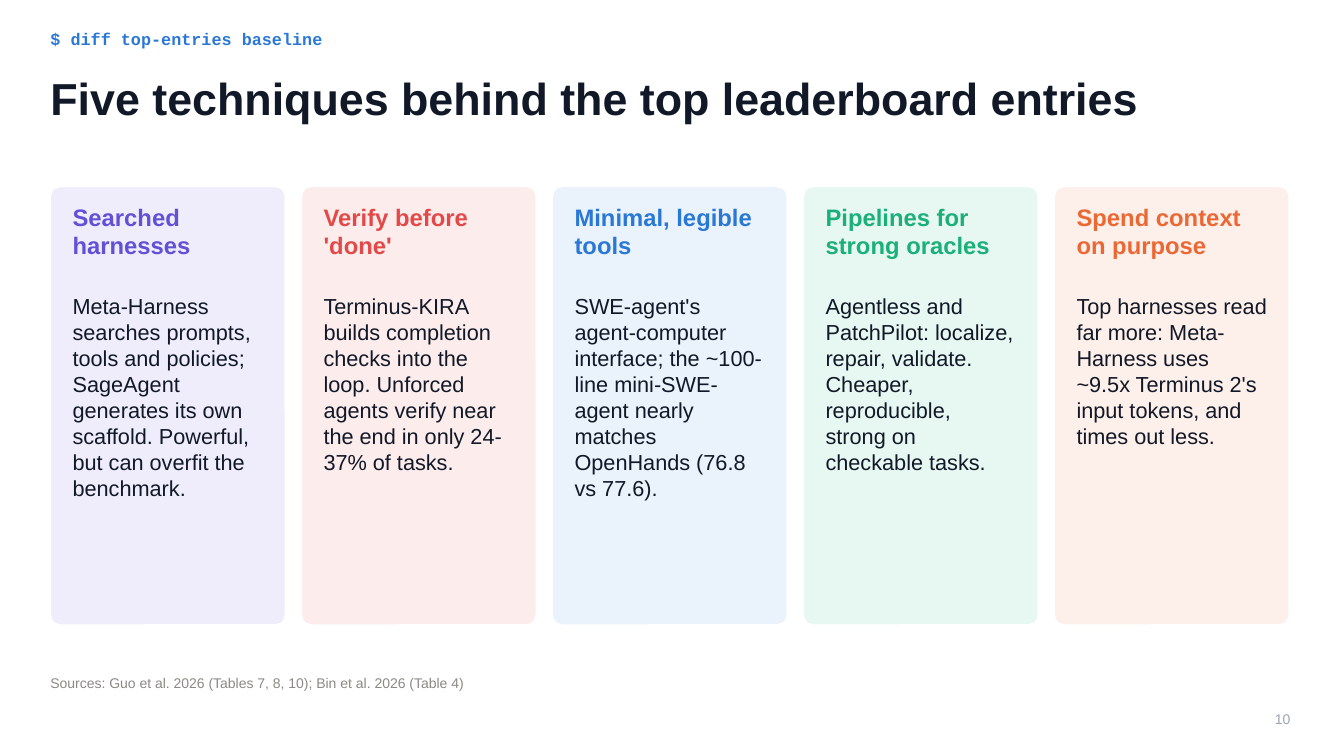
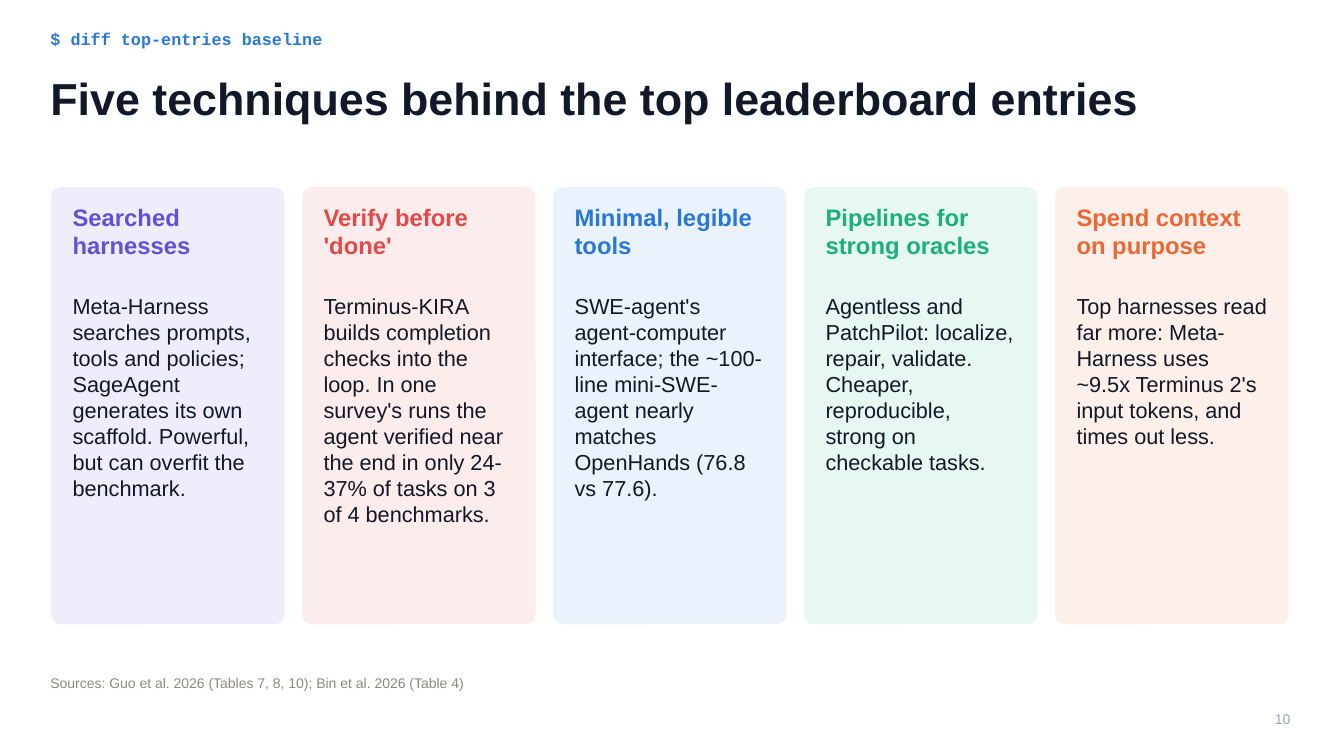
Before and after one commit to nitishsjsucs/agent-harness-engineering-survey, a slide deck: slide 10 of slides/harness_short_story.pptx. Drawn at 1344x756 pixels with LibreOffice and Linux fonts; fonts in the diff are those of the drawing. Boxes give left, top, right and bottom in pixels: in the first picture for what was removed or moved away, otherwise in the second. Text is boxed around its words. In the diff, an @@ line names an element or a change of style, - is before the commit and + after.

```diff
--- a/slides/harness_short_story.pptx
+++ b/slides/harness_short_story.pptx
@@ text at [324,298,503,523]: text changed @@
-Terminus-KIRA builds completion checks into the loop. Unforced agents verify near the end in only 24-37% of tasks.
+Terminus-KIRA builds completion checks into the loop. In one survey's runs the agent verified near the end in only 24-37% of tasks on 3 of 4 benchmarks.
```
Also in this commit, not shown: 5 other slides changed, 15 other files.
